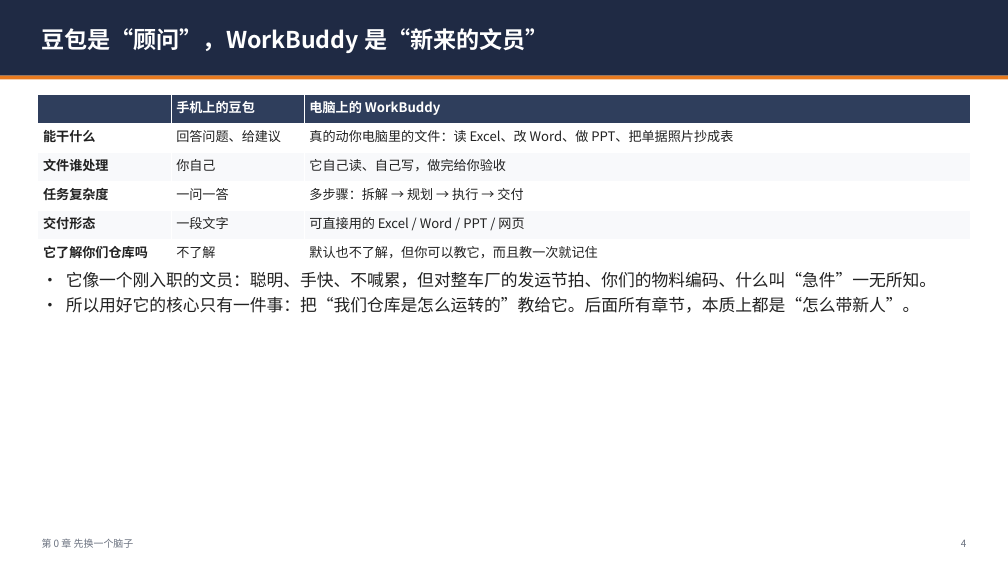
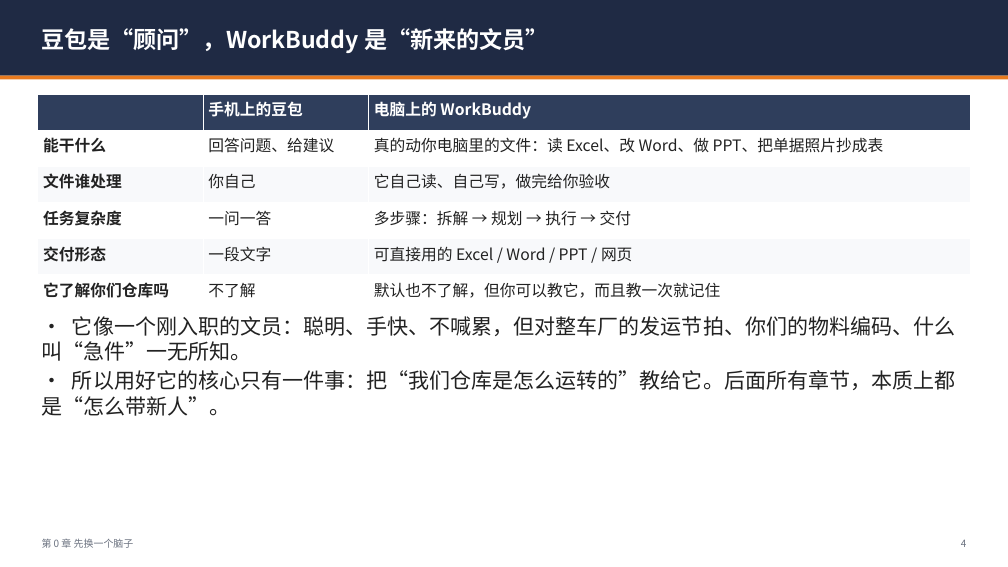
Before and after one commit to leiw92706436-del/codex-dual-engine-lite, a slide deck: slide 4 of docs/workbuddy-guide/WorkBuddy仓库主管上手手册.pptx. Drawn at 1008x567 pixels with LibreOffice and Linux fonts; fonts in the diff are those of the drawing. Boxes give left, top, right and bottom in pixels: in the first picture for what was removed or moved away, otherwise in the second. Text is boxed around its words. In the diff, an @@ line names an element or a change of style, - is before the commit and + after.

```diff
--- a/docs/workbuddy-guide/WorkBuddy仓库主管上手手册.pptx
+++ b/docs/workbuddy-guide/WorkBuddy仓库主管上手手册.pptx
@@ table at [38, 95, 971, 312] @@
@@ size 12.5 to 15 pt @@
@@ text "• 它像一个刚入职的文员：聪明、手快、不喊累，但对整车厂的发运节拍、你们的物料编码、什么叫“急件”一无所知。": place and size @@
-text "• 它像一个刚入职的文员：聪明、手快、不喊累，但对整车厂的发运节拍、你们的物料编码、什么叫“急件”一无所知。" at [66, 272, 936, 313]
+text "• 它像一个刚入职的文员：聪明、手快、不喊累，但对整车厂的发运节拍、你们的物料编码、什么叫“急件”一无所知。" at [42, 316, 955, 416]
@@ text "• 它像一个刚入职的文员：聪明、手快、不喊累，但对整车厂的发运节拍、你们的物料编码、什么叫“急件”一无所知。" at [42, 316, 955, 416]: size 16 to 20 pt @@
```
Also in this commit, not shown: 32 other slides changed, 3 other files.
